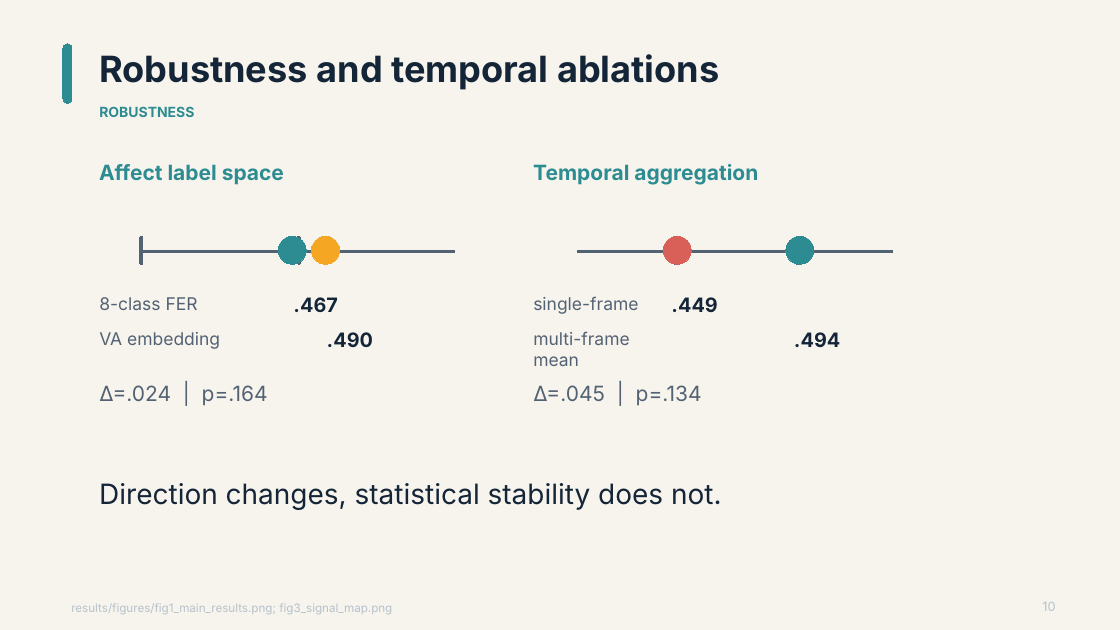
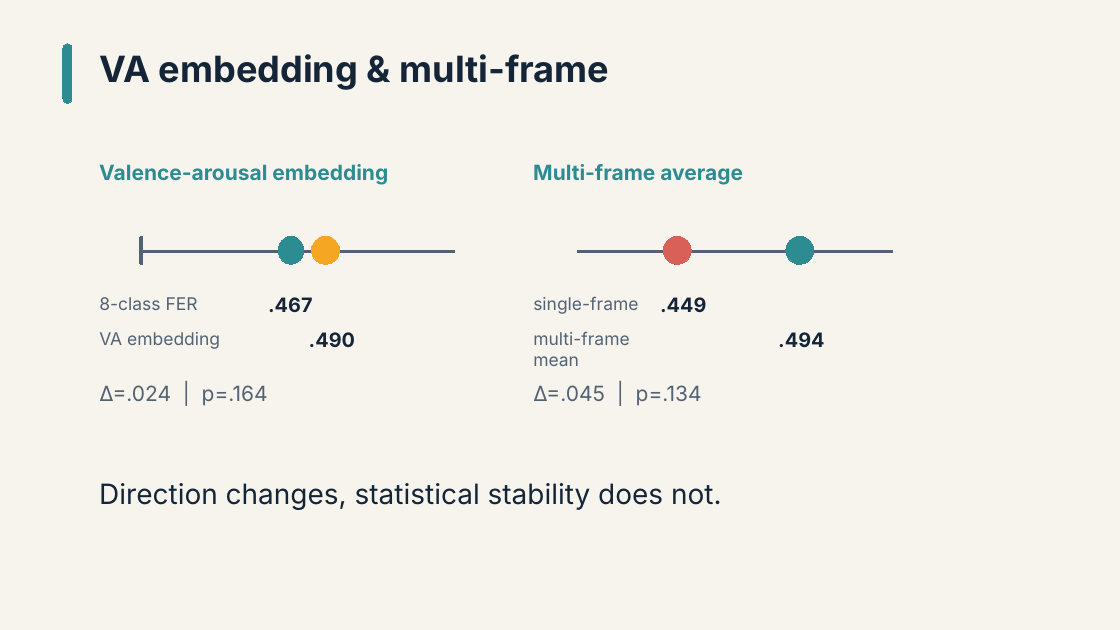
Before and after one commit to Grass456/Penalty-shoot-and-Expression, a slide deck: slide 13 of video/deliverables/Penalty_Shootout_and_Facial_Expression.pptx (slide 12 before the commit). Drawn at 1120x630 pixels with LibreOffice and Linux fonts; fonts in the diff are those of the drawing. Boxes give left, top, right and bottom in pixels: in the first picture for what was removed or moved away, otherwise in the second. Text is boxed around its words. In the diff, an @@ line names an element or a change of style, - is before the commit and + after.

```diff
--- a/video/deliverables/Penalty_Shootout_and_Facial_Expression.pptx
+++ b/video/deliverables/Penalty_Shootout_and_Facial_Expression.pptx
@@ text at [99, 54, 610, 90]: text changed @@
-Robustness and temporal ablations
+VA embedding & multi-frame
@@ text removed at [99, 106, 194, 117] @@
-ROBUSTNESS
@@ text at [99, 164, 388, 185]: text changed @@
-Affect label space
+Valence-arousal embedding
@@ text at [533, 164, 743, 185]: text changed @@
-Temporal aggregation
+Multi-frame average
@@ rounded rectangle removed at [297, 236, 300, 264] @@
@@ text ".467": place and size @@
-text ".467" at [293, 297, 337, 312]
+text ".467" at [268, 297, 312, 312]
@@ text ".449": place and size @@
-text ".449" at [671, 297, 717, 312]
+text ".449" at [660, 297, 706, 312]
@@ text ".490": place and size @@
-text ".490" at [327, 332, 373, 347]
+text ".490" at [309, 332, 355, 347]
@@ text ".494": place and size @@
-text ".494" at [794, 332, 840, 348]
+text ".494" at [778, 332, 824, 348]
@@ text removed at [71, 603, 392, 614] @@
-results/figures/fig1_main_results.png; fig3_signal_map.png
@@ text removed at [1042, 602, 1055, 611] @@
-10
```
Also in this commit, not shown: 4 other slides changed, 1 slide added, 1 slide removed, 1 other file.
